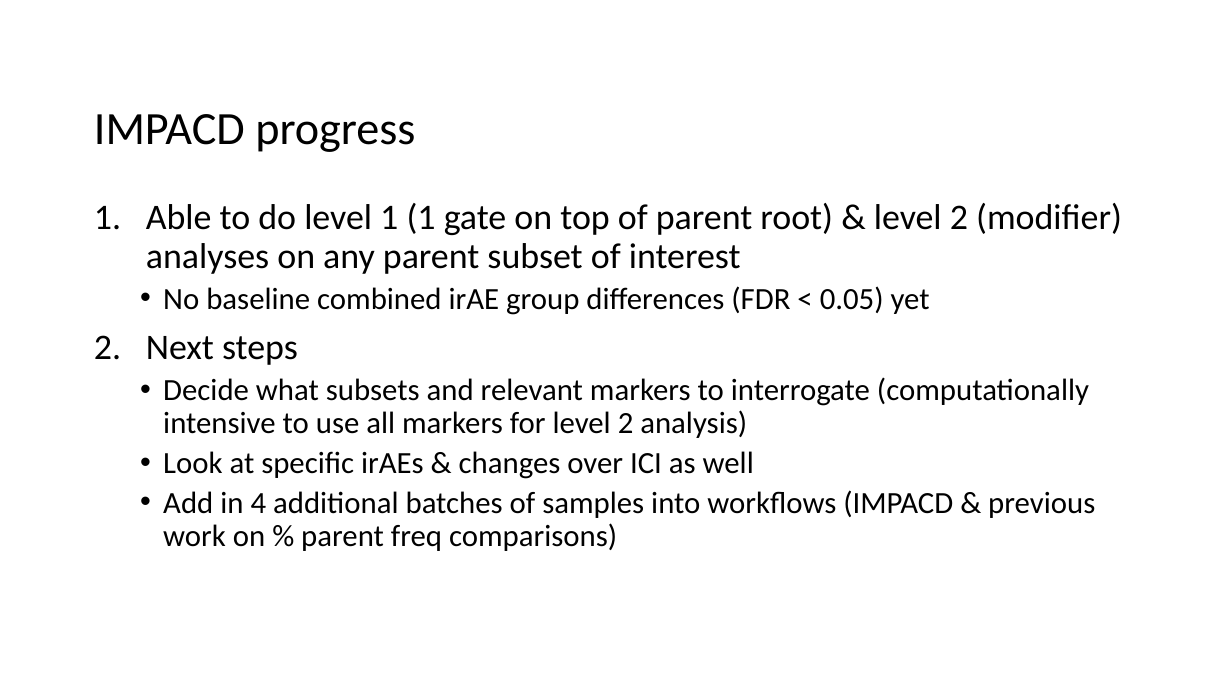
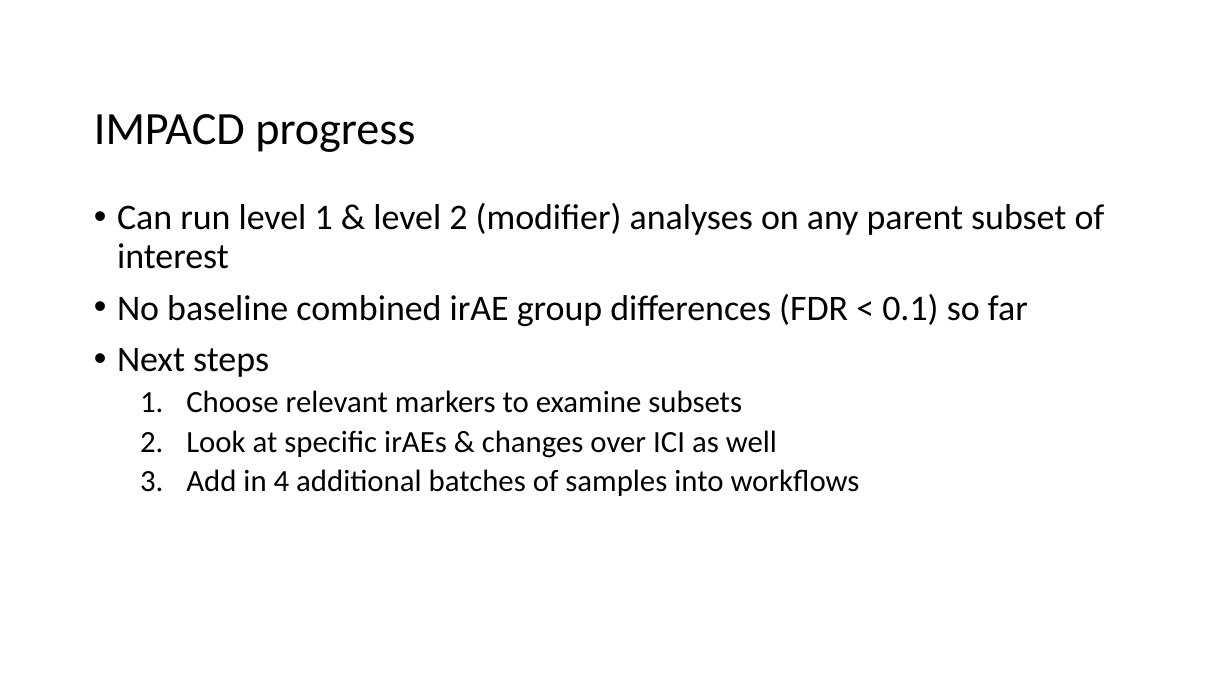
Before and after one commit to tybottorff/bottorffdocs, a slide deck: slide 4 of presentations/weekly_meetings/2025_1_30.pptx (slide 3 before the commit). Drawn at 1232x693 pixels with LibreOffice and Linux fonts; fonts in the diff are those of the drawing. Boxes give left, top, right and bottom in pixels: in the first picture for what was removed or moved away, otherwise in the second. Text is boxed around its words. In the diff, an @@ line names an element or a change of style, - is before the commit and + after.

```diff
--- a/presentations/weekly_meetings/2025_1_30.pptx
+++ b/presentations/weekly_meetings/2025_1_30.pptx
@@ text at [117, 203, 1105, 326]: text changed @@
-1. Able to do level 1 (1 gate on top of parent root) & level 2 (modifier) analyses on any parent subset of interest
-  • No baseline combined irAE group differences (FDR < 0.05) yet
+• Can run level 1 & level 2 (modifier) analyses on any parent subset of interest
+• No baseline combined irAE group differences (FDR < 0.1) so far
@@ text at [117, 348, 777, 458]: bullet 1. to •; bullet • to 1. @@
@@ text at [186, 390, 742, 413]: text changed @@
-  • Decide what subsets and relevant markers to interrogate (computationally intensive to use all markers for level 2 analysis)
+  1. Choose relevant markers to examine subsets
@@ text at [186, 469, 860, 496]: text changed @@
-  • Add in 4 additional batches of samples into workflows (IMPACD & previous work on % parent freq comparisons)
+  3. Add in 4 additional batches of samples into workflows
```
Also in this commit, not shown: 1 other slide changed, 1 slide added.
